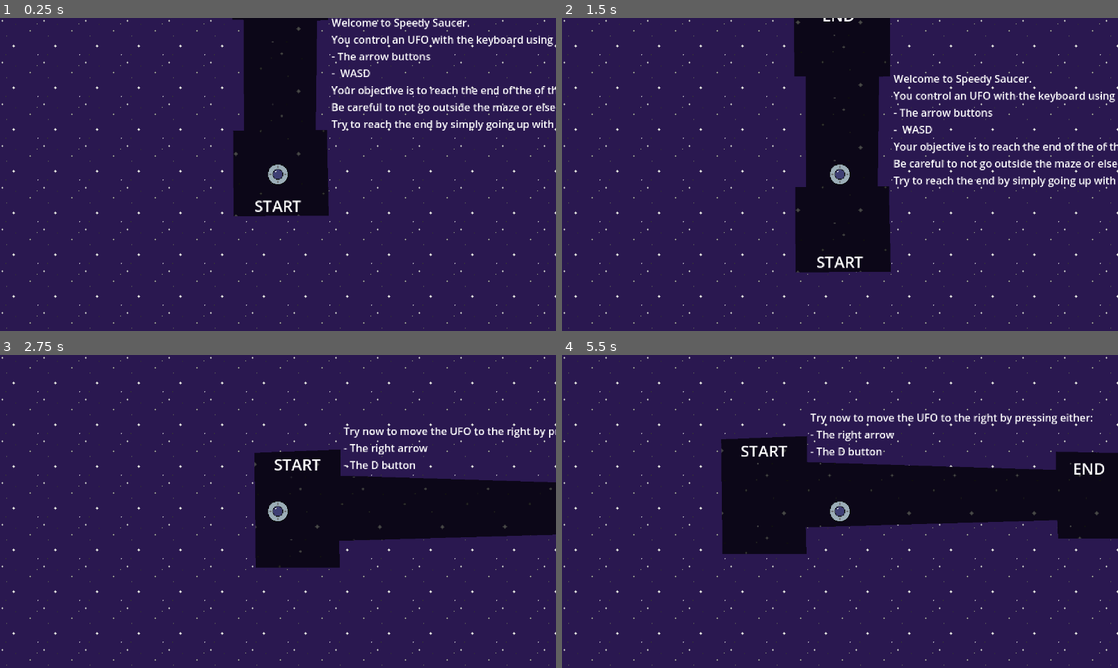
Above: before the commit, frames 1-4 (two rows, left to right).
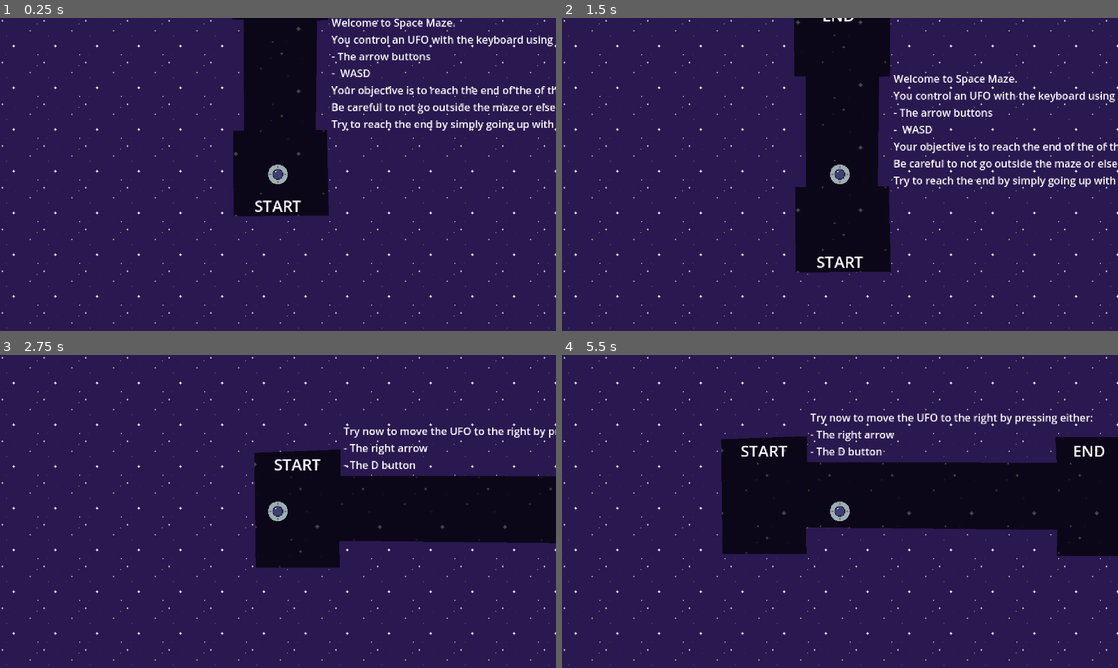
Above: after the commit, the same moments.

Repository: SimoneStarace/Space_Maze
Game: Godot game, scene res://scenes/levels/level_1.tscn
Two runs of this game, one before a commit and one after it. Both use one fixed random seed, a clock stepped at 60 frames per second and the inputs below.
Inputs:
- Up to frame 1 (0.25 s): no input
- Up to frame 2 (1.5 s): tap Enter at 0.5 s; hold Up (move_up) from 0.53 s (still down)
- Up to frame 3 (2.75 s): release Up (move_up) at 2.03 s; hold Left (move_left) from 2.03 s (still down)
- Up to frame 4 (5.5 s): release Left (move_left) at 3.53 s; hold Down (move_down) 3.53-4.28 s; hold Right (move_right) 4.28-5.03 s; hold Up (move_up) from 5.03 s (still down)

The runs differ from the first frame. In frame 1, 0.2% of the frame differs, in the area x 66-85%, y 0-4%; in frame 2, 0.2%; in frame 3, 0.9%; in frame 4, 2.6%, in the area x 44-100%, y 26-65%.

Commit message:
Change level 1 and 2

Diff:
--- a/scenes/levels/level_1.tscn
+++ b/scenes/levels/level_1.tscn
@@ -40,7 +40,7 @@
 offset_top = -245.0
 offset_right = 638.0
 offset_bottom = -56.0
-text = "Welcome to Speedy Saucer.
+text = "Welcome to Space Maze.
 You control an UFO with the keyboard using either:
 - The arrow buttons
 -  WASD
--- a/scenes/levels/level_2.tscn
+++ b/scenes/levels/level_2.tscn
@@ -29,9 +29,9 @@
 
 [node name="EndLabel" type="Label" parent="Labels"]
 offset_left = 475.0
-offset_top = -117.0
+offset_top = -144.0
 offset_right = 532.0
-offset_bottom = -80.0
+offset_bottom = -107.0
 text = "END"
 label_settings = SubResource("LabelSettings_qksk3")
 
@@ -63,16 +63,16 @@
 [node name="Maze" type="Area2D" parent="."]
 
 [node name="CollisionPolygon2D" type="CollisionPolygon2D" parent="Maze"]
-polygon = PackedVector2Array(-63, 31, 66, 31, 65, -10, 451, -21, 452, 7, 546, 7, 545, -124, 449, -126, 449, -98, 67, -110, 67, -150, -65, -145)
+polygon = PackedVector2Array(-63, 31, 66, 31, 65, -10, 451, -6, 450, 34, 558, 34, 556, -148, 448, -148, 450, -109, 67, -110, 67, -150, -65, -145)
 
 [node name="Polygon2D" type="Polygon2D" parent="Maze"]
 self_modulate = Color(0.3, 0.3, 0.3, 1)
 texture_repeat = 2
 texture = ExtResource("2_y8d2y")
-polygon = PackedVector2Array(-63, 31, 66, 31, 65, -10, 451, -21, 452, 7, 546, 7, 545, -124, 449, -126, 449, -98, 67, -110, 67, -150, -65, -145)
+polygon = PackedVector2Array(-63, 31, 66, 31, 65, -10, 451, -6, 450, 34, 558, 34, 556, -148, 448, -148, 450, -109, 67, -110, 67, -150, -65, -145)
 
 [node name="End" type="Area2D" parent="."]
-position = Vector2(500, -55)
+position = Vector2(515, -58)
 metadata/_edit_group_ = true
 
 [node name="CollisionShape2D" type="CollisionShape2D" parent="End"]
